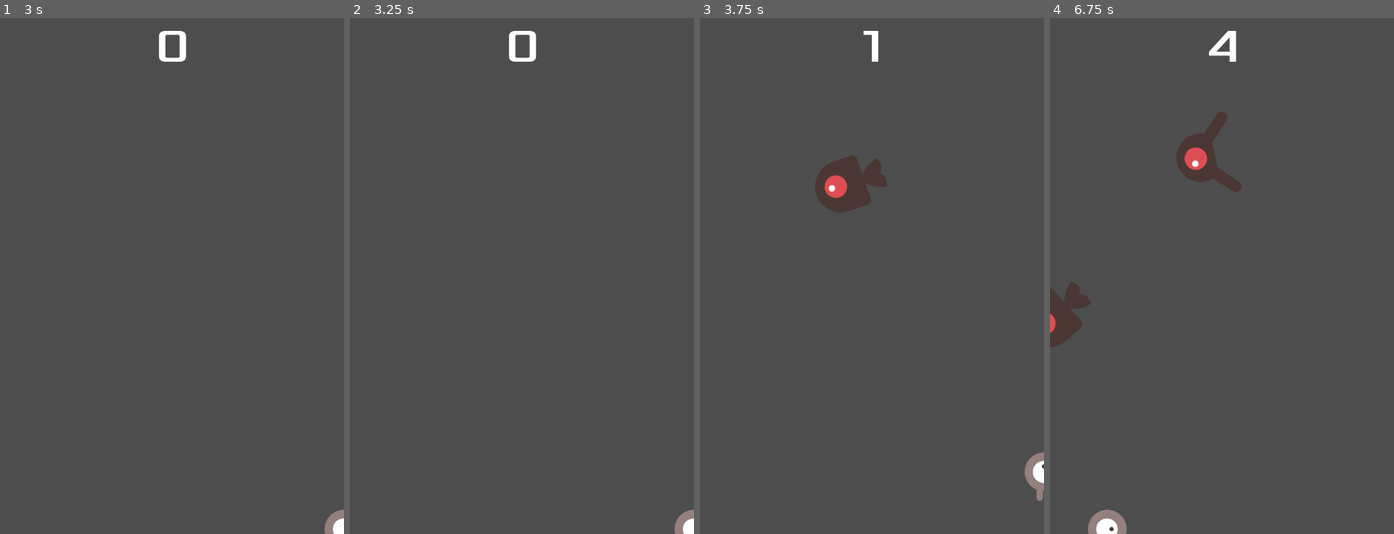
Above: before the commit, frames 1-4 (left to right).
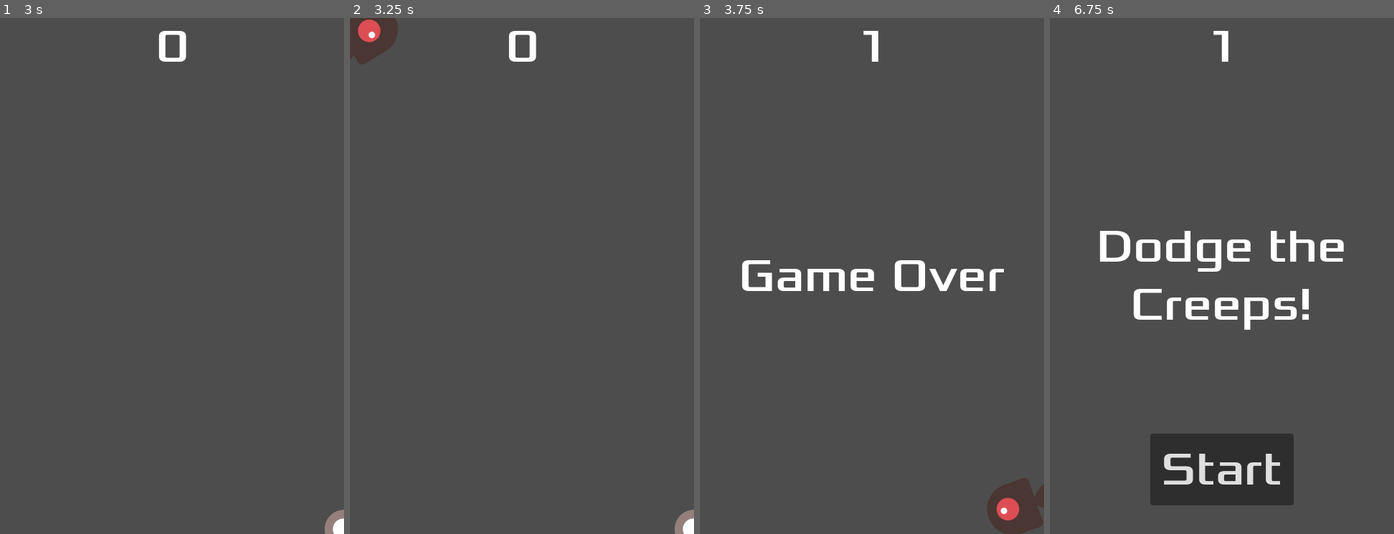
Above: after the commit, the same moments.

Repository: bertonha/LearnGodot
Game: Godot game, scene res://main.tscn
Same seed, same stepped clock (60 frames per second), same inputs: the game is played once before the commit and once after it.
Inputs:
- Up to frame 1 (3 s): click "Start" at 0.5 s; tap Enter at 1.25 s; hold Right (move_right) 1.28-2.03 s; hold Down (move_down) 2.03-2.78 s; hold Right (move_right) from 2.78 s (still down)
- Up to frame 2 (3.25 s): keep holding Right (move_right)
- Up to frame 3 (3.75 s): release Right (move_right) at 3.53 s; hold Up (move_up) from 3.53 s (still down)
- Up to frame 4 (6.75 s): release Up (move_up) at 4.28 s; hold Left (move_left) 4.28-5.78 s; hold Down (move_down) 5.78-6.53 s; hold Right (move_right) from 6.53 s (still down)

Frame 1 is identical in both runs. In frame 2, 1.0% of the frame differs, in the area x 0-14%, y 0-9%; in frame 3, 4.9%; in frame 4, 12%, in the area x 0-86%, y 2-100%.

Commit message:
Fix mob spawn location

Diff:
--- a/main.tscn
+++ b/main.tscn
@@ -7,7 +7,7 @@
 
 [sub_resource type="Curve2D" id="Curve2D_imv7t"]
 _data = {
-"points": PackedVector2Array(0, 0, 0, 0, -240, -450, 0, 0, 0, 0, 240, -450, 0, 0, 0, 0, 240, 270, 0, 0, 0, 0, -240, 270, 0, 0, 0, 0, -240, -450)
+"points": PackedVector2Array(0, 0, 0, 0, 0, 0, 0, 0, 0, 0, 480, 0, 0, 0, 0, 0, 480, 720, 0, 0, 0, 0, 0, 720, 0, 0, 0, 0, 0, 0)
 }
 point_count = 5
 
@@ -30,11 +30,9 @@
 position = Vector2(240, 450)
 
 [node name="MobPath" type="Path2D" parent="."]
-position = Vector2(240, 450)
 curve = SubResource("Curve2D_imv7t")
 
 [node name="MobSpawnLocation" type="PathFollow2D" parent="MobPath"]
-position = Vector2(-240, -450)
 
 [node name="HUD" parent="." instance=ExtResource("4_adjnp")]
 
--- a/project.godot
+++ b/project.godot
@@ -19,6 +19,8 @@
 
 window/size/viewport_width=480
 window/size/viewport_height=720
+window/size/window_width_override=480
+window/size/window_height_override=720
 window/stretch/mode="canvas_items"
 
 [input]
